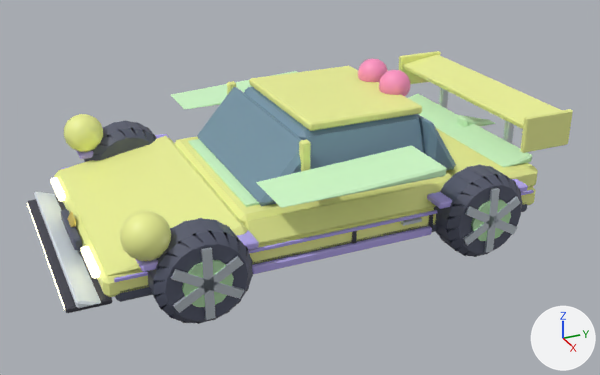
Renders of the FBX model drafts/cars/goblin_glider/redesign/goblin_glider.fbx from each side of a commit.
Before and after are seen from a camera (50 mm lens) standing at (0.0788, -0.0343, 0.0436) and looking at (0.0018, 0.0004, 0.0051). Every picture has the same lights, and +X, +Y and +Z are marked at lower right. The older version comes first. Where no turn or scale is listed for an object, it has been applied to the vertices.

In view in the first picture: 'Accent', 'Accent2', 'Accent3', 'Accent5', 'Body', 'Glass', 'Metal', 'Metal2', 'Trim', 'Wheel_FL', 'Wheel_FR', 'Wheel_RL' and 3 more.
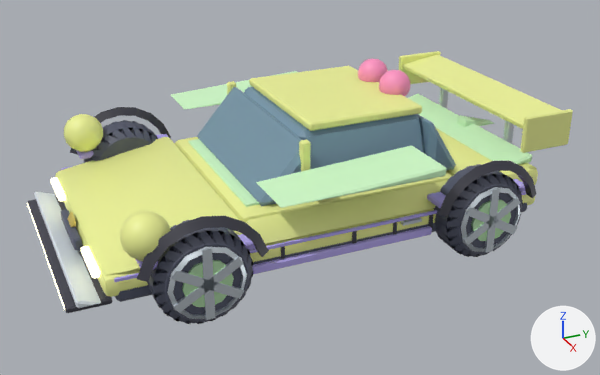
What changed in the scene script:
```text
Change me_metal:
    used by ob_metal; location = (0.0, 0.0, 0.0)
    remove me_metal.from_pydata(...)  # 304 vertices, 284 faces; spans x -0.017..0.017, y -0.0187..0.0259, z 0.0012..0.0128
    add me_metal.from_pydata(...)  # 448 vertices, 428 faces; spans x -0.017..0.017, y -0.0191..0.0259, z 0.001..0.0128
    me_metal part 11: a new loose piece of 36 vertices spanning x 0.0164..0.017, y -0.0191..-0.0116, z 0.001..0.0086, in mat_goblin_glider_metal (white #dde6ed)
    me_metal part 12: a new loose piece of 36 vertices spanning x 0.0164..0.017, y 0.0116..0.0191, z 0.001..0.0086, in mat_goblin_glider_metal (white #dde6ed)
    other edits to the shape of me_metal do not show in these pictures
Change me_body:
    used by ob_body; location = (0.0, 0.0, 0.0)
    remove me_body.from_pydata(...)  # 442 vertices, 486 faces; spans x -0.0163..0.0162, y -0.024..0.0276, z 0.0033..0.0152
    add me_body.from_pydata(...)  # 610 vertices, 633 faces; spans x -0.0163..0.0162, y -0.024..0.0276, z 0.0033..0.0152
    me_body part 1: the loose piece of 24 vertices spanning x -0.0135..0.0135, y -0.024..0.024, z 0.0033..0.0055 is rebuilt with 56 vertices and now spans x -0.0135..0.0135, y -0.024..0.024, z 0.0033..0.0055
    me_body part 2: the loose piece of 24 vertices spanning x -0.0135..0.0135, y 0.0144..0.024, z 0.0055..0.008 is rebuilt with 56 vertices and now spans x -0.0135..0.0135, y 0.0144..0.024, z 0.0055..0.008
    me_body part 3: the loose piece of 18 vertices spanning x -0.0135..0.0135, y -0.0235..-0.0101, z 0.0055..0.0079 is rebuilt with 42 vertices and now spans x -0.0135..0.0135, y -0.0236..-0.0101, z 0.0055..0.0078
    me_body part 4: a new loose piece of 56 vertices spanning x -0.0115..0.0115, y -0.0101..0.0144, z 0.0055..0.008, in mat_goblin_glider_body (yellow #f0f698)
    me_body part 5: 2 vertices moved within x -0.0115..0.0115, y -0.0095, z 0.0074; 58 vertices removed from x -0.0132..0.0132, y -0.0101..0.0144, z 0.0055..0.008; 82 vertices added at x -0.0133..0.0133, y -0.0101..0.0144, z 0.0055..0.0076
Change me_trim:
    used by ob_trim; location = (0.0, 0.0, 0.0)
    remove me_trim.from_pydata(...)  # 96 vertices, 80 faces; spans x -0.0137..0.0137, y -0.0274..0.0284, z 0.0022..0.0054
    add me_trim.from_pydata(...)  # 236 vertices, 200 faces; spans x -0.0165..0.0165, y -0.0274..0.0284, z 0.0022..0.0112
    me_trim part 6: a new loose piece, a box spanning x 0.01346..0.01366, y -0.0069..-0.00655, z 0.00367..0.0054, in mat_goblin_glider_trim (dark grey #3f3f4b)
    me_trim part 7: a new loose piece, a box spanning x 0.01346..0.01366, y 0.00558..0.00593, z 0.00367..0.0054, in mat_goblin_glider_trim (dark grey #3f3f4b)
    me_trim part 8: a new loose piece of 27 vertices spanning x 0.0155..0.0165, y -0.0216..-0.0092, z 0.0062..0.0112, in mat_goblin_glider_trim (dark grey #3f3f4b)
    me_trim part 9: a new loose piece of 27 vertices spanning x 0.0155..0.0165, y 0.0092..0.0216, z 0.0062..0.0112, in mat_goblin_glider_trim (dark grey #3f3f4b)
    me_trim part 10: a new loose piece of 27 vertices spanning x -0.0165..-0.0155, y -0.0216..-0.0092, z 0.0062..0.0112, in mat_goblin_glider_trim (dark grey #3f3f4b)
    other edits to the shape of me_trim do not show in these pictures
```

Location of each change, (x1, y1, x2, y2) in pixels of the pictures (600 x 375 px; the box of a moved part takes in the faces that stretch with it):
'Body', reshaped
    before: (54, 51, 573, 297)
    after: (55, 51, 573, 297)
'Trim', reshaped (mostly hidden before)
    before: (28, 196, 433, 313)
    after: (28, 107, 537, 313)
part 1 of me_body, rebuilt
    before: (54, 171, 536, 297)
    after: (55, 172, 535, 297)
part 2 of me_body, rebuilt
    before: (436, 128, 538, 188)
    after: (436, 128, 538, 185)
part 3 of me_body, rebuilt
    before: (58, 136, 247, 276)
    after: (58, 137, 242, 275)
part 4 of me_body, added
    after: (176, 137, 452, 223)
part 5 of me_body, moved or reshaped
    before: (175, 137, 452, 245)
    after: (174, 137, 447, 244)
part 6 of me_trim, added
    after: (281, 246, 285, 259)
part 7 of me_trim, added
    after: (393, 222, 397, 234)
part 8 of me_trim, added
    after: (137, 216, 269, 282)
part 9 of me_trim, added
    after: (437, 161, 537, 217)
part 10 of me_trim, added
    after: (70, 107, 171, 155)
part 11 of me_metal, added
    after: (167, 247, 247, 319)
part 12 of me_metal, added
    after: (461, 187, 521, 252)
